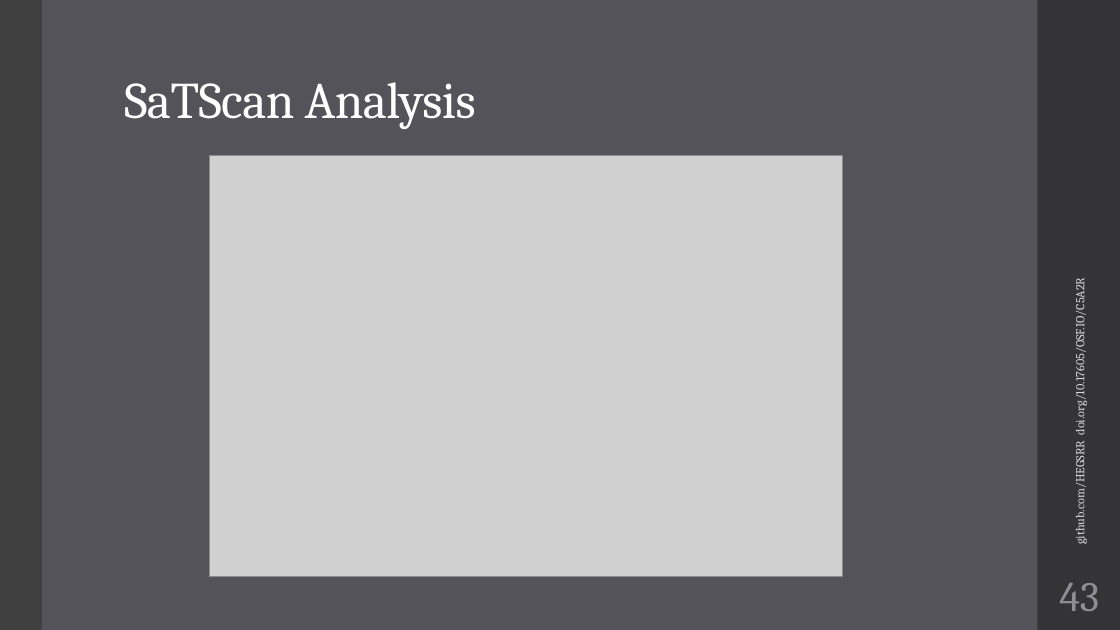
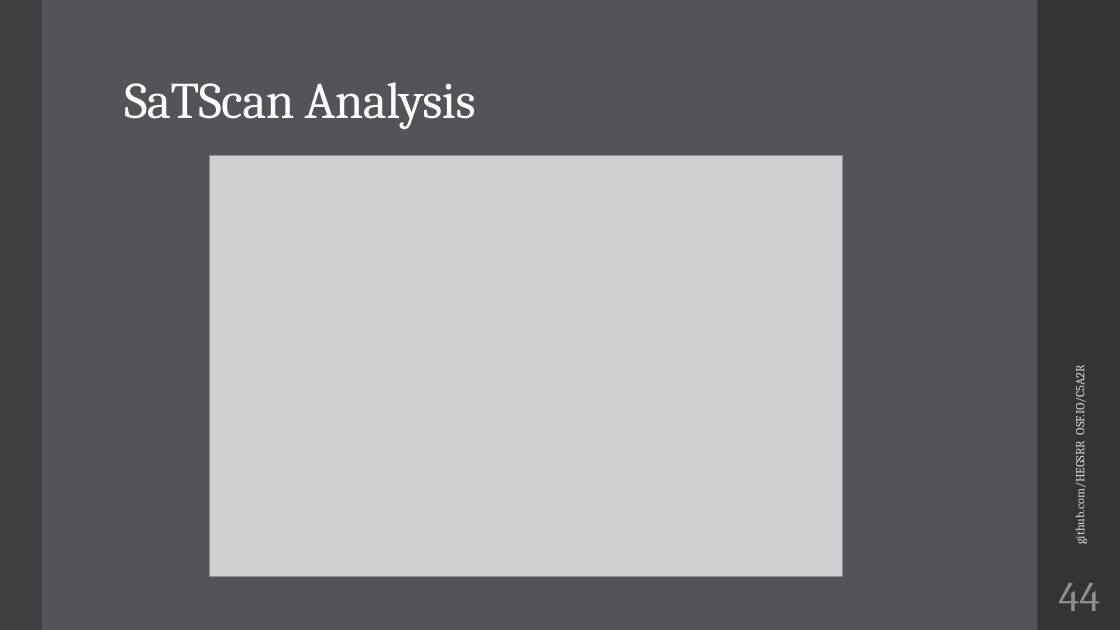
Before and after one commit to HEGSRR/UCGIS-Workshop, a slide deck: slide 44 of 01_Introduction.pptx (slide 43 before the commit). Drawn at 1120x630 pixels with LibreOffice and Linux fonts; fonts in the diff are those of the drawing; grey boxes stand for pictures. Boxes give left, top, right and bottom in pixels: in the first picture for what was removed or moved away, otherwise in the second. Text is boxed around its words. In the diff, an @@ line names an element or a change of style, - is before the commit and + after.

```diff
--- a/01_Introduction.pptx
+++ b/01_Introduction.pptx
@@ text at [1071, 372, 1087, 542]: text changed @@
-github.com/HEGSRR doi.org/10.17605/OSF.IO/C5A2R
+github.com/HEGSRR OSF.IO/C5A2R
@@ page number at [1059, 582, 1100, 611]: text changed @@
-43
+44
```
Also in this commit, not shown: 45 other slides changed, 2 slides added, 1 slide removed, 3 other files.
